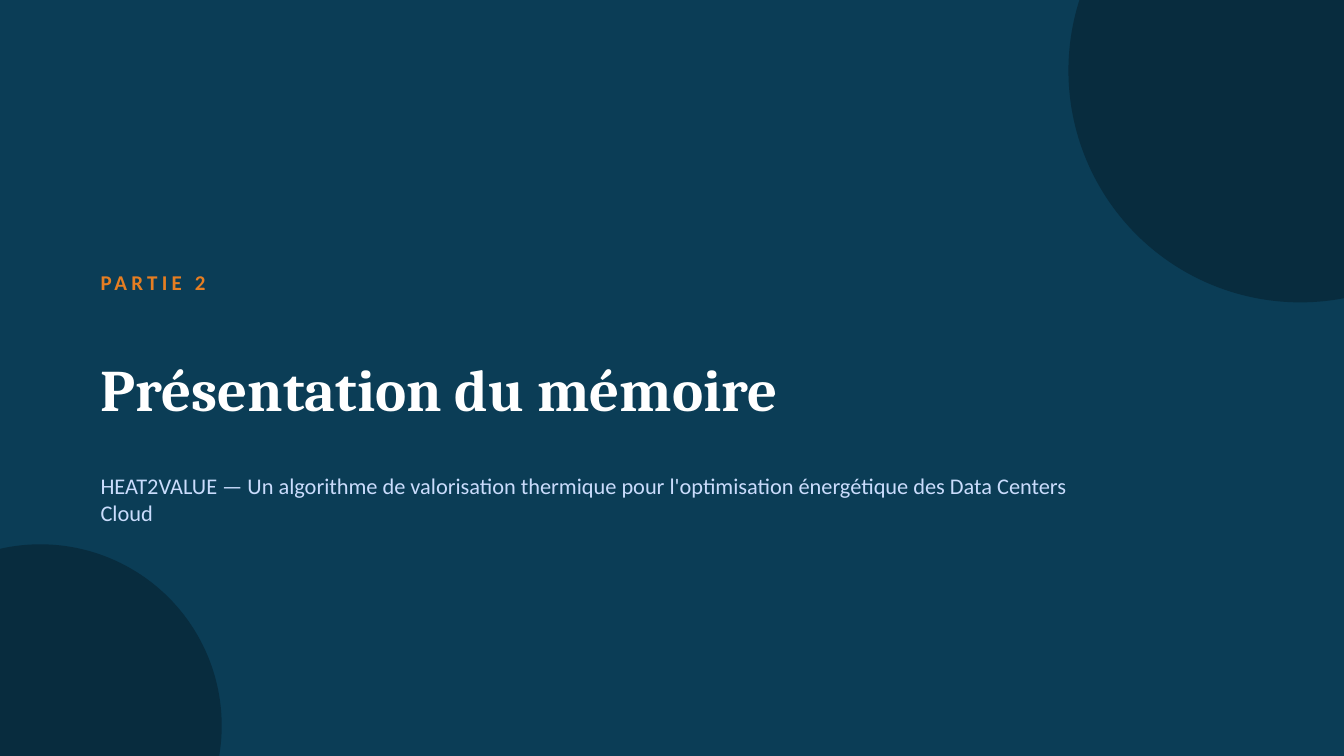
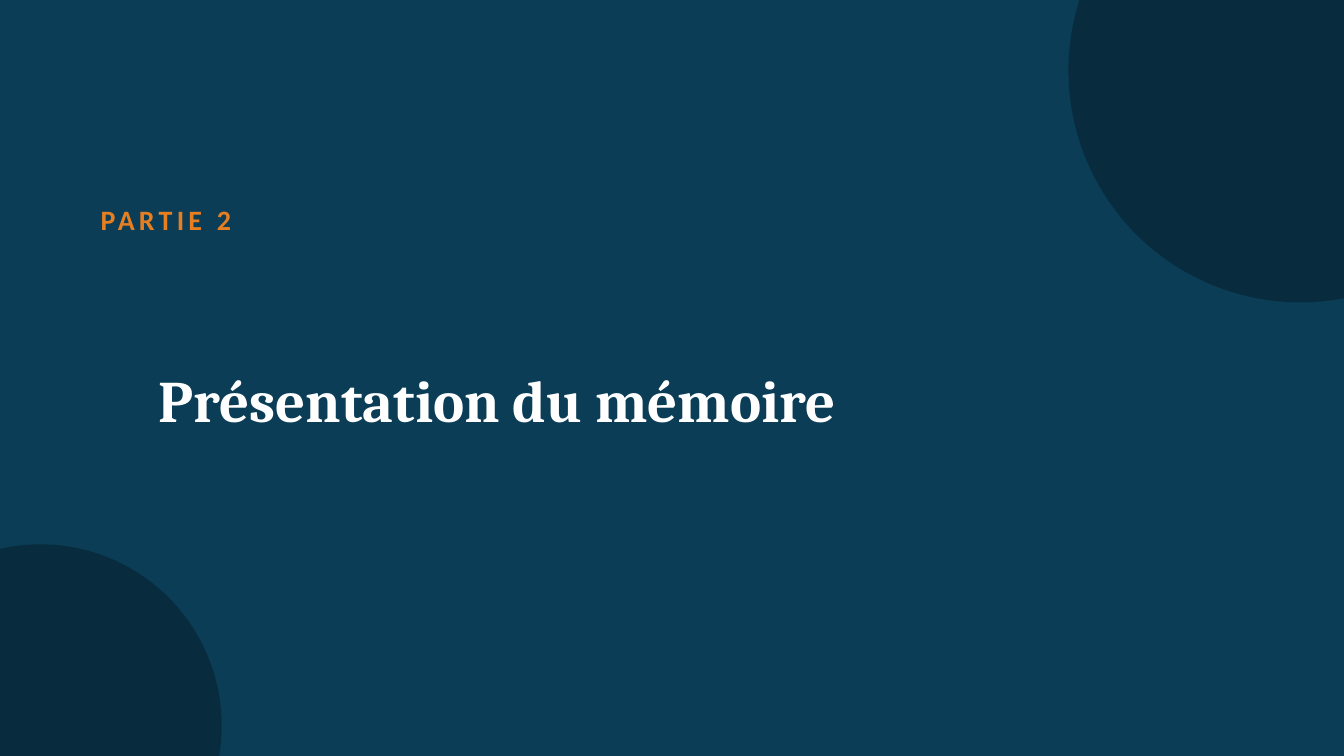
Before and after one commit to lamia-bel/HEAT2VALUE, a slide deck: slide 8 of soutenance/output.pptx (slide 9 before the commit). Drawn at 1344x756 pixels with LibreOffice and Linux fonts; fonts in the diff are those of the drawing. Boxes give left, top, right and bottom in pixels: in the first picture for what was removed or moved away, otherwise in the second. Text is boxed around its words. In the diff, an @@ line names an element or a change of style, - is before the commit and + after.

```diff
--- a/soutenance/output.pptx
+++ b/soutenance/output.pptx
@@ text "PARTIE 2": place and size @@
-text "PARTIE 2" at (195,276,206,290)
+text "PARTIE 2" at (217,211,231,230)
@@ text "PARTIE 2" at (217,211,231,230): size 15 to 20 pt @@
@@ text "Présentation du mémoire": place and size @@
-text "Présentation du mémoire" at (101,369,777,412)
+text "Présentation du mémoire" at (159,380,835,423)
@@ text removed at (101,478,1066,521) @@
-HEAT2VALUE — Un algorithme de valorisation thermique pour l'optimisation énergétique des Data Centers Cloud
```
Also in this commit, not shown: 6 other slides changed, 1 slide removed, 1 other file.
